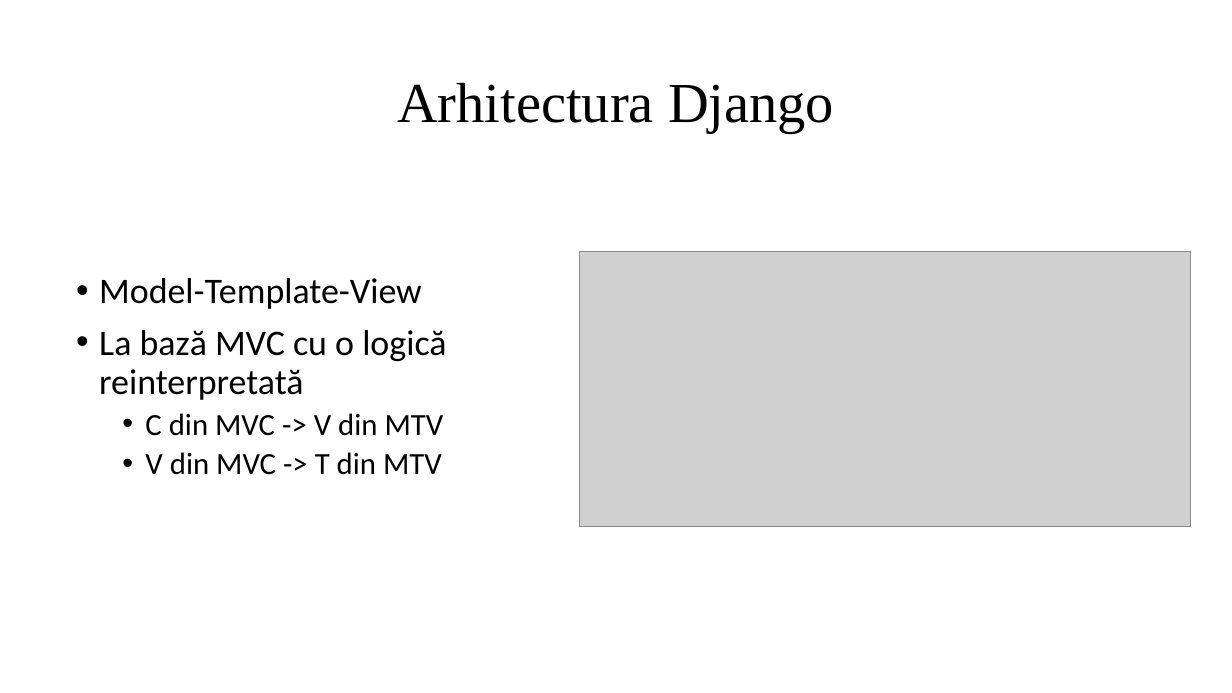
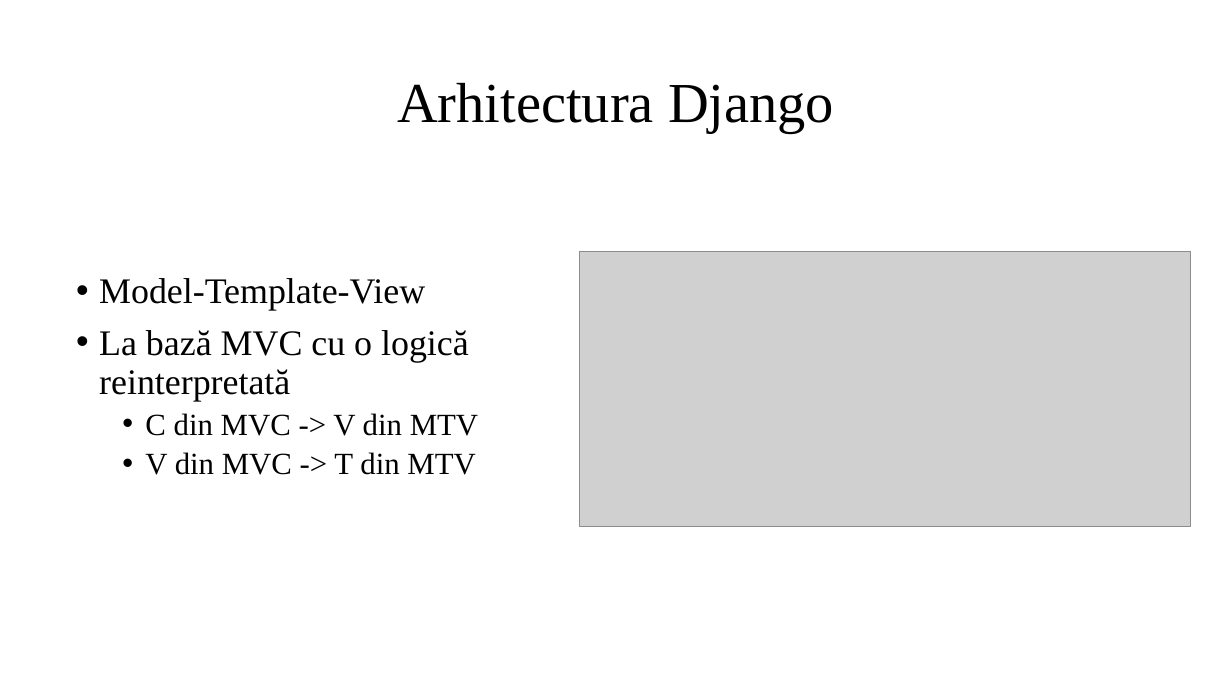
Before and after one commit to silviudragan/Stable-matching-roommates, a slide deck: slide 7 of Licenta2018DraganSilviu-Constantin/Prezentare.pptx (slide 12 before the commit). Drawn at 1232x693 pixels with LibreOffice and Linux fonts; fonts in the diff are those of the drawing; grey boxes stand for pictures. Boxes give left, top, right and bottom in pixels: in the first picture for what was removed or moved away, otherwise in the second. Text is boxed around its words. In the diff, an @@ line names an element or a change of style, - is before the commit and + after.

```diff
--- a/Licenta2018DraganSilviu-Constantin/Prezentare.pptx
+++ b/Licenta2018DraganSilviu-Constantin/Prezentare.pptx
@@ text "Model-Template-View" at bbox=[99, 278, 478, 475]: font Calibri to Times New Roman @@
```
Also in this commit, not shown: 7 other slides changed, 3 slides added, 4 slides removed.
